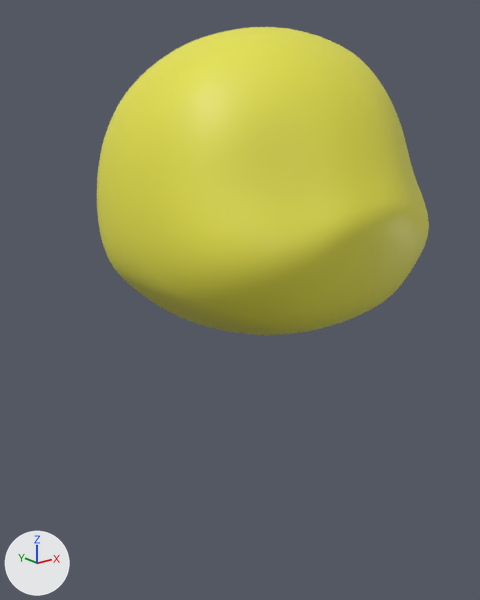
Before and after pictures for a commit that changed the glTF model dreamduck-v01.glb.
Both versions are drawn from a 50 mm camera at (-53.5, -66.5, 53.0) aimed at (-0.8, -0.7, 26.6). The lights are fixed; the arrows at lower left show +X, +Y and +Z. The older version comes first. Where no turn or scale is listed for an object, it has been applied to the vertices. Vertices at exactly the same position are counted once.

In view in the first picture: 'Duck.005'.
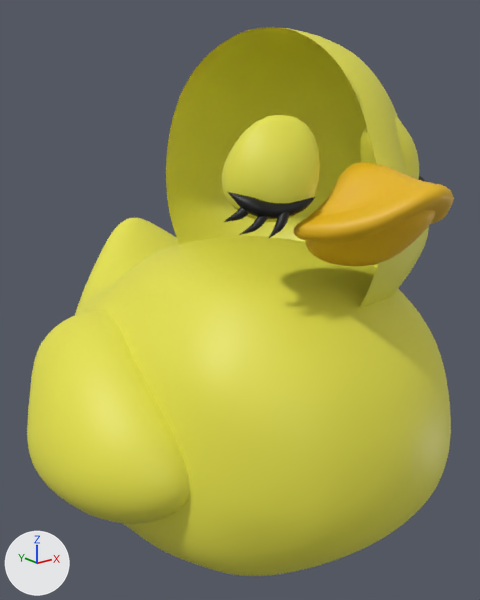
Boxes (x1, y1, x2, y2) around the edits, measured in the pictures (480 x 600 px):
'Duck.001', added (yellow)
    after: (75, 218, 451, 576)
'Duck.005', reshaped
    before: (97, 27, 429, 335)
    after: (166, 27, 429, 307)
'Duck.006', added (yellow)
    after: (27, 310, 190, 524)
'Duck.008', added (yellow)
    after: (294, 162, 454, 241)
'Duck.004', added (yellow)
    after: (221, 115, 320, 222)
'Duck.007', added (yellow)
    after: (305, 210, 435, 266)
'チューブ_3', added
    after: (224, 175, 426, 239)
'Duck.009', added (yellow)
    after: (361, 116, 419, 180)
part 1 of me_root_3_006, cut back (yellow)
    before: (97, 27, 390, 335)

The change, as a list of edits to the scene's bpy script:
```text
Add mat_マテリアル_004:
    mat_マテリアル_004 = principled_material('マテリアル.004')
    mat_マテリアル_004.base_color = (0.8, 0.468, 0.00473)  # yellow #e7b60f
Add mat_マテリアル:
    mat_マテリアル = bpy.data.materials.new('マテリアル')
    # nodes: BsdfPrincipled, Mix, OutputMaterial, VertexColor
    # colours: black #000000, mixed with the vertex colours
Change me_root_3_006:
    used by ob_duck_005; location = (0.0, 0.0, 0.0)
    remove me_root_3_006.from_pydata(...)  # 4467 vertices, 8928 faces; spans x -18.5..18.5, y -23.9..17.7, z 23.9..60.0
    add me_root_3_006.from_pydata(...)  # 2314 vertices, 4481 faces; spans x 0.0..18.5, y -23.9..17.7, z 23.9..60.0
    me_root_3_006 part 1: 2156 vertices removed from x -18.5..0.0, y -23.9..17.7, z 23.9..60.0; 3 vertices added at x 0.0, y -20.7..-19.4, z 48.6..51.3
Add me_root_3_010:
    me_root_3_010.from_pydata(...)  # 270 vertices, 536 faces; spans x 5.08..13.46, y -20.14..-11.87, z 40.57..50.83
    me_root_3_010.materials.append(mat_マテリアル_003)  # yellow #e7e44a
Add me_root_3_009:
    me_root_3_009.from_pydata(...)  # 1582 vertices, 3160 faces; spans x -8.8..8.8, y -8.3..3.6, z -2.2..5.0
    me_root_3_009.materials.append(mat_マテリアル_004)  # yellow #e7b60f
Add me_root_3_008:
    me_root_3_008.from_pydata(...)  # 694 vertices, 1476 faces; spans x -6.81..6.81, y -28.44..-15.04, z 35.15..43.68
    me_root_3_008.materials.append(mat_マテリアル_004)  # yellow #e7b60f
Add me_root_3_007:
    me_root_3_007.from_pydata(...)  # 1485 vertices, 2966 faces; spans x -30.0..-13.6, y -16.6..13.2, z 5.2..26.9
    me_root_3_007.materials.append(mat_マテリアル_003)  # yellow #e7e44a
Add me_root_3_005:
    me_root_3_005.from_pydata(...)  # 270 vertices, 536 faces; spans x -13.46..-5.08, y -20.14..-11.87, z 40.57..50.83
    me_root_3_005.materials.append(mat_マテリアル_003)  # yellow #e7e44a
Add me_root_3_001:
    me_root_3_001.from_pydata(...)  # 7371 vertices, 14981 faces; spans x -23.4..23.4, y -29.2..30.1, z 0.0..34.1
    me_root_3_001.materials.append(mat_マテリアル_003)  # yellow #e7e44a
Add me_チューブ_3:
    me_チューブ_3.from_pydata(...)  # 16494 vertices, 32967 faces; spans x -11.2..19.1, y -2.3..2.7, z -2.2..2.0
    me_チューブ_3.materials.append(mat_マテリアル)
Add ob_duck_009:
    ob_duck_009 = bpy.data.objects.new('Duck.009', me_root_3_010)
    ob_duck_009.location = (0.0, 0.0, 0.0)
Add ob_duck_008:
    ob_duck_008 = bpy.data.objects.new('Duck.008', me_root_3_009)
    ob_duck_008.location = (0.0, -21.7, 41.1)
Add ob_duck_007:
    ob_duck_007 = bpy.data.objects.new('Duck.007', me_root_3_008)
    ob_duck_007.location = (0.0, 0.0, 0.0)
Add ob_duck_006:
    ob_duck_006 = bpy.data.objects.new('Duck.006', me_root_3_007)
    ob_duck_006.location = (0.0, 0.0, 0.0)
Add ob_duck_004:
    ob_duck_004 = bpy.data.objects.new('Duck.004', me_root_3_005)
    ob_duck_004.location = (0.0, 0.0, 0.0)
Add ob_duck_001:
    ob_duck_001 = bpy.data.objects.new('Duck.001', me_root_3_001)
    ob_duck_001.location = (0.0, 0.0, 0.0)
Add ob_チューブ_3:
    ob_チューブ_3 = bpy.data.objects.new('チューブ_3', me_チューブ_3)
    ob_チューブ_3.location = (-4.0, -18.2, 41.8)
```
